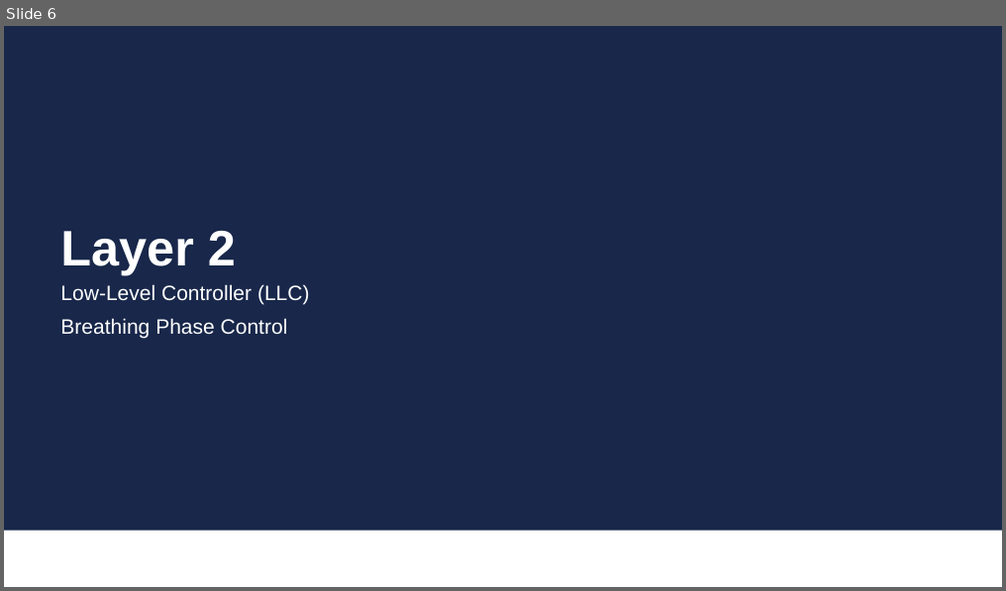
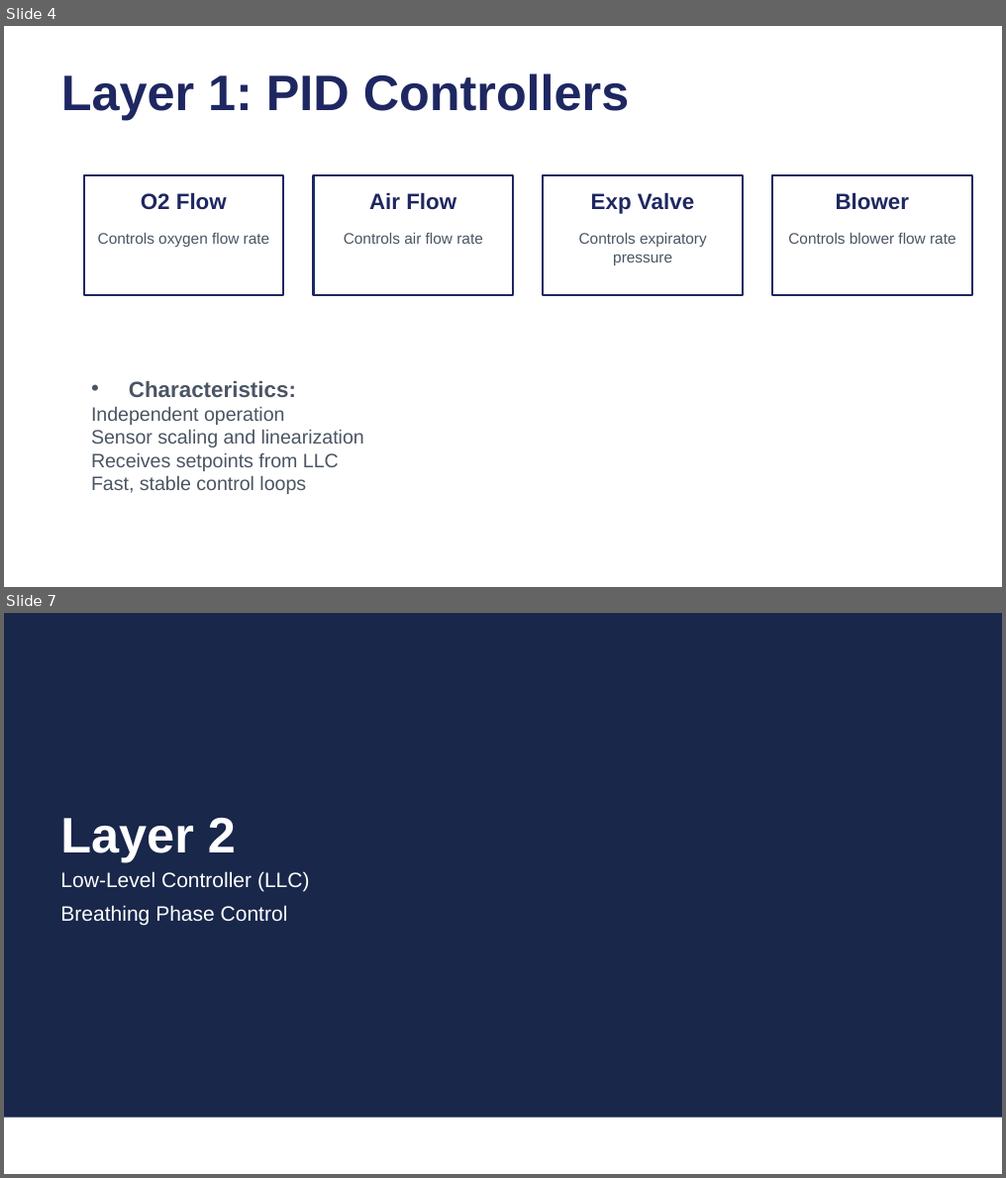
Before and after one commit to Teknosofen/ParallelMixer, a slide deck: documentation/presentation/Ventilator_Control_Architecture.pptx. Shown one above the other, each under a label of ours: slide 6 before the commit, slides 4 and 7 after it; the slides between them are not shown. The pictures are 1006x591 and 1006x1178 pixels, drawn with LibreOffice and Linux fonts; fonts in the diff are those of the drawing; background and template pictures are left out. Boxes give left, top, right and bottom in pixels: in the first picture for what was removed or moved away, otherwise in the second. Text is boxed around its words. In the diff, an @@ line names an element or a change of style, - is before the commit and + after.

```diff
--- a/documentation/presentation/Ventilator_Control_Architecture.pptx
+++ b/documentation/presentation/Ventilator_Control_Architecture.pptx
@@ slide 4 added at bbox=[4, 26, 1002, 587], background #FFFFFF @@
@@ text added at bbox=[61, 74, 630, 120], 48 pt, text #1E2761, bold @@
+Layer 1: PID Controllers
@@ rectangle added at bbox=[84, 175, 284, 295], fill #FFFFFF, outline #1E2761 2 pt @@
@@ text added at bbox=[141, 192, 227, 210], 21.3 pt, text #1E2761, bold @@
+O2 Flow
@@ rectangle added at bbox=[313, 175, 513, 295], fill #FFFFFF, outline #1E2761 2 pt @@
@@ text added at bbox=[369, 192, 456, 210], 21.3 pt, text #1E2761, bold @@
+Air Flow
@@ rectangle added at bbox=[543, 175, 743, 295], fill #FFFFFF, outline #1E2761 2 pt @@
@@ text added at bbox=[591, 192, 694, 214], 21.3 pt, text #1E2761, bold @@
+Exp Valve
@@ rectangle added at bbox=[773, 175, 973, 295], fill #FFFFFF, outline #1E2761 2 pt @@
@@ text added at bbox=[836, 192, 910, 210], 21.3 pt, text #1E2761, bold @@
+Blower
@@ text added at bbox=[98, 233, 270, 247], 14.7 pt, text #4B5563 @@
+Controls oxygen flow rate
@@ text added at bbox=[344, 233, 483, 244], 14.7 pt, text #4B5563 @@
+Controls air flow rate
@@ text added at bbox=[579, 233, 707, 266], 14.7 pt, text #4B5563 @@
+Controls expiratory pressure
@@ text added at bbox=[788, 233, 956, 244], 14.7 pt, text #4B5563 @@
+Controls blower flow rate
@@ text added at bbox=[91, 381, 364, 494], 18.7 pt, text #4B5563 @@
+• Characteristics:
+Independent operation
+Sensor scaling and linearization
+Receives setpoints from LLC
+Fast, stable control loops
@@ what was slide 6 is now slide 7 @@
```
Also in this commit, not shown: 9 slides changed, 11 other slides added, 4 slides removed, 10 other files.
